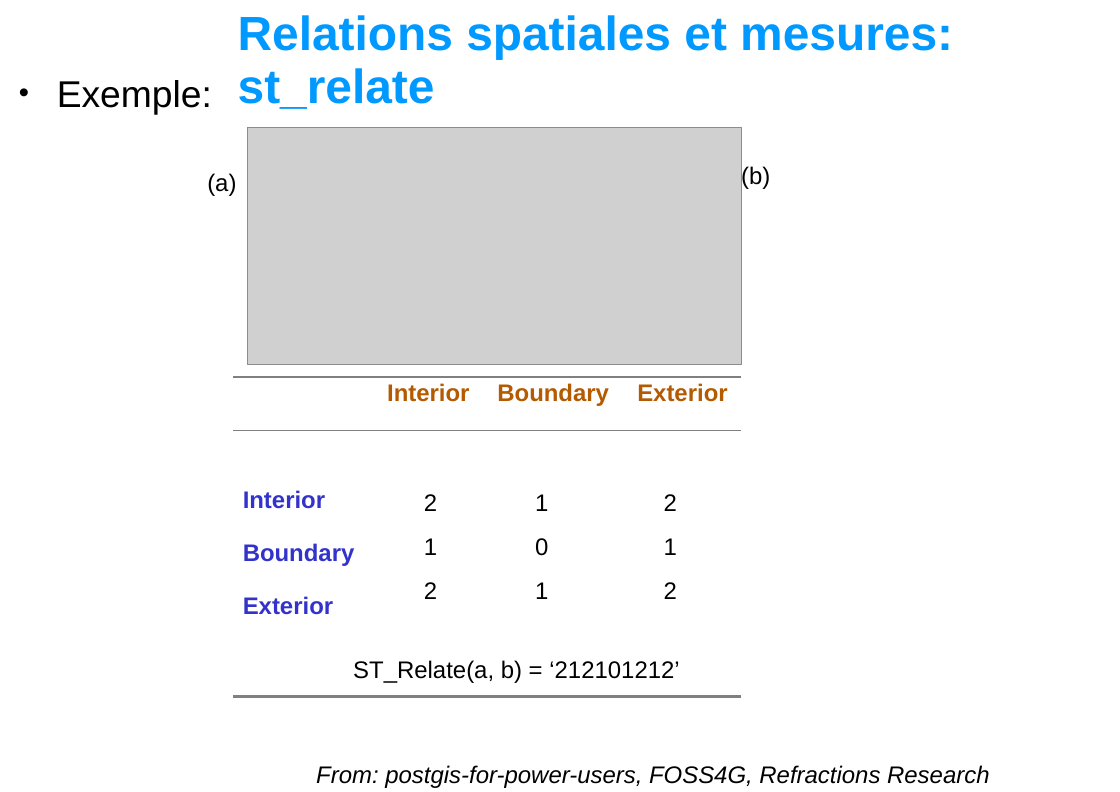
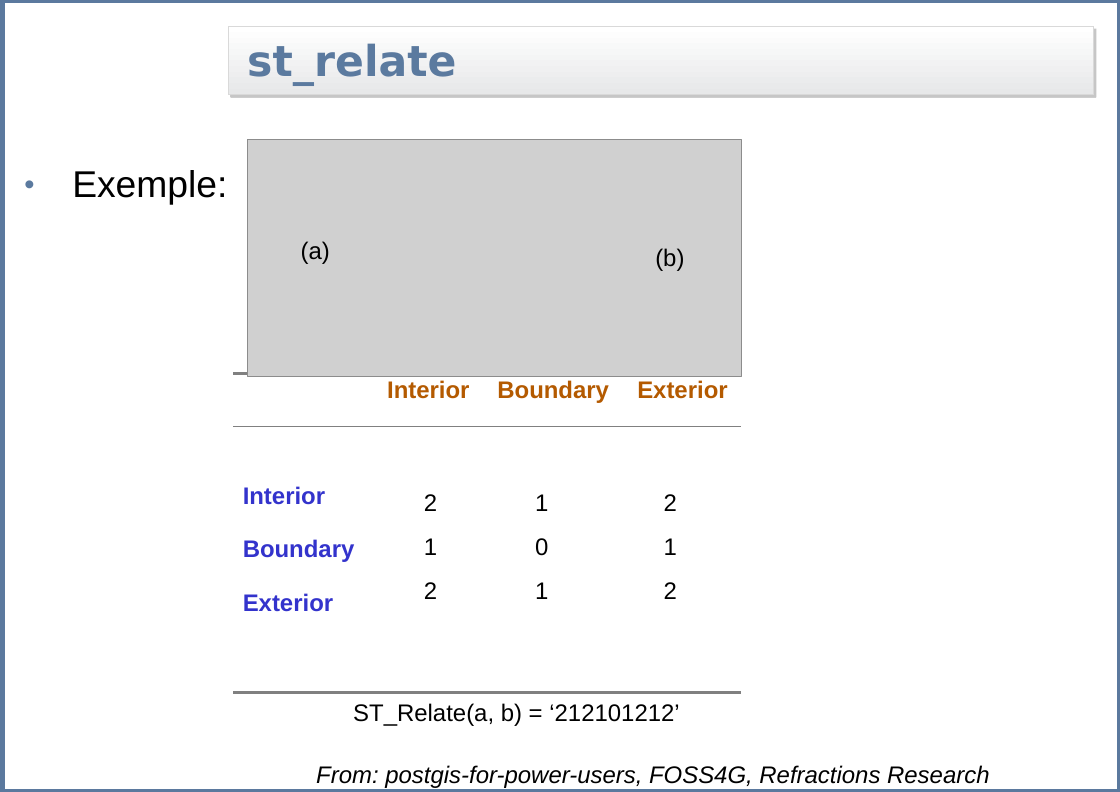
Before and after one commit to Gretti/geoadminsuite, a slide deck: slide 7 of formation/postgis/postgis/slides/09_postgres_advanced_maintenance.ppt. Drawn at 1120x792 pixels with LibreOffice and Linux fonts; fonts in the diff are those of the drawing; grey boxes stand for pictures; background and template pictures are left out. Boxes give left, top, right and bottom in pixels: in the first picture for what was removed or moved away, otherwise in the second. Text is boxed around its words. In the diff, an @@ line names an element or a change of style, - is before the commit and + after.

```diff
--- a/formation/postgis/postgis/slides/09_postgres_advanced_maintenance.ppt
+++ b/formation/postgis/postgis/slides/09_postgres_advanced_maintenance.ppt
@@ rectangle added at (2,0,1120,792), outline #5B799E 4.51 pt @@
@@ title "st_relate": place and size @@
-title "st_relate" at (238,15,953,109)
+title "st_relate" at (228,26,1093,94)
@@ title "st_relate" at (228,26,1093,94): fill none to gradient #FFFFFF to #E7E8E9; outline none to #D9D9D9 0.74 pt; shadow on @@
@@ title at (247,43,456,86): text changed; size 36 to 32 pt; font Arial to DejaVu Sans; text colour #0099FF to #5B7A9F @@
-Relations spatiales et mesures: st_relate
+st_relate
@@ picture: place and size @@
-picture at (248,128,742,366)
+picture at (248,140,742,377)
@@ text "Exemple:": place and size @@
-text "Exemple:" at (57,80,212,115)
+text "Exemple:" at (72,170,227,205)
@@ text "Exemple:" at (72,170,227,205): indent changed; line spacing 0.83 to 0.93; bullet colour #000000 to #5B7A9F @@
@@ text "(a)": place and size @@
-text "(a)" at (207,173,236,196)
+text "(a)" at (301,241,330,264)
@@ text "(b)": place and size @@
-text "(b)" at (741,165,770,190)
+text "(b)" at (655,248,684,271)
@@ table: place and size @@
-table at (234,377,743,697)
+table at (234,374,743,693)
@@ text "ST_Relate(a, b) = ‘212101212’": place and size @@
-text "ST_Relate(a, b) = ‘212101212’" at (353,660,679,683)
+text "ST_Relate(a, b) = ‘212101212’" at (353,703,679,726)
```
Also in this commit, not shown: 16 other slides changed, 2 slides added, 58 other files.
